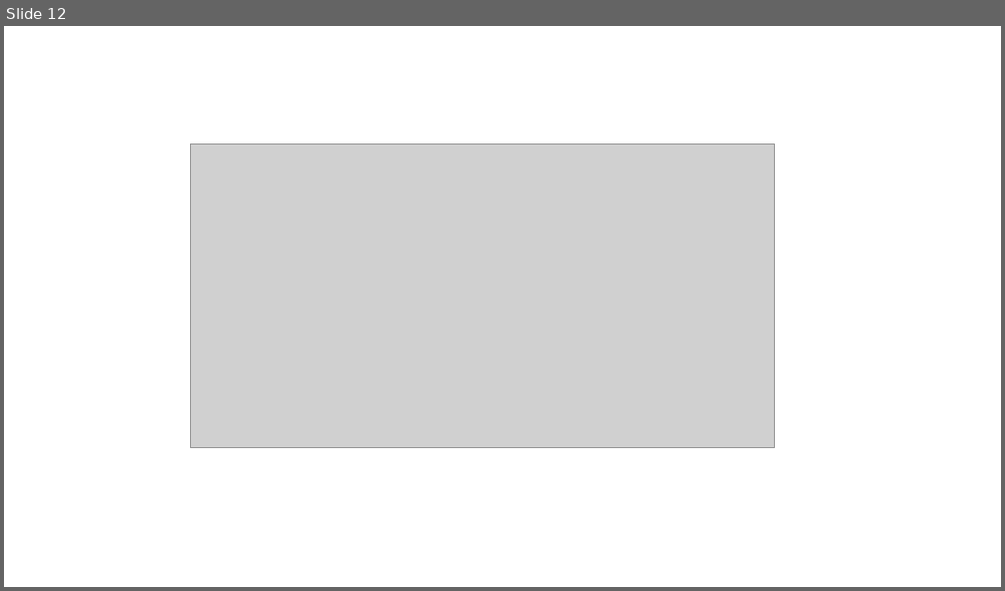
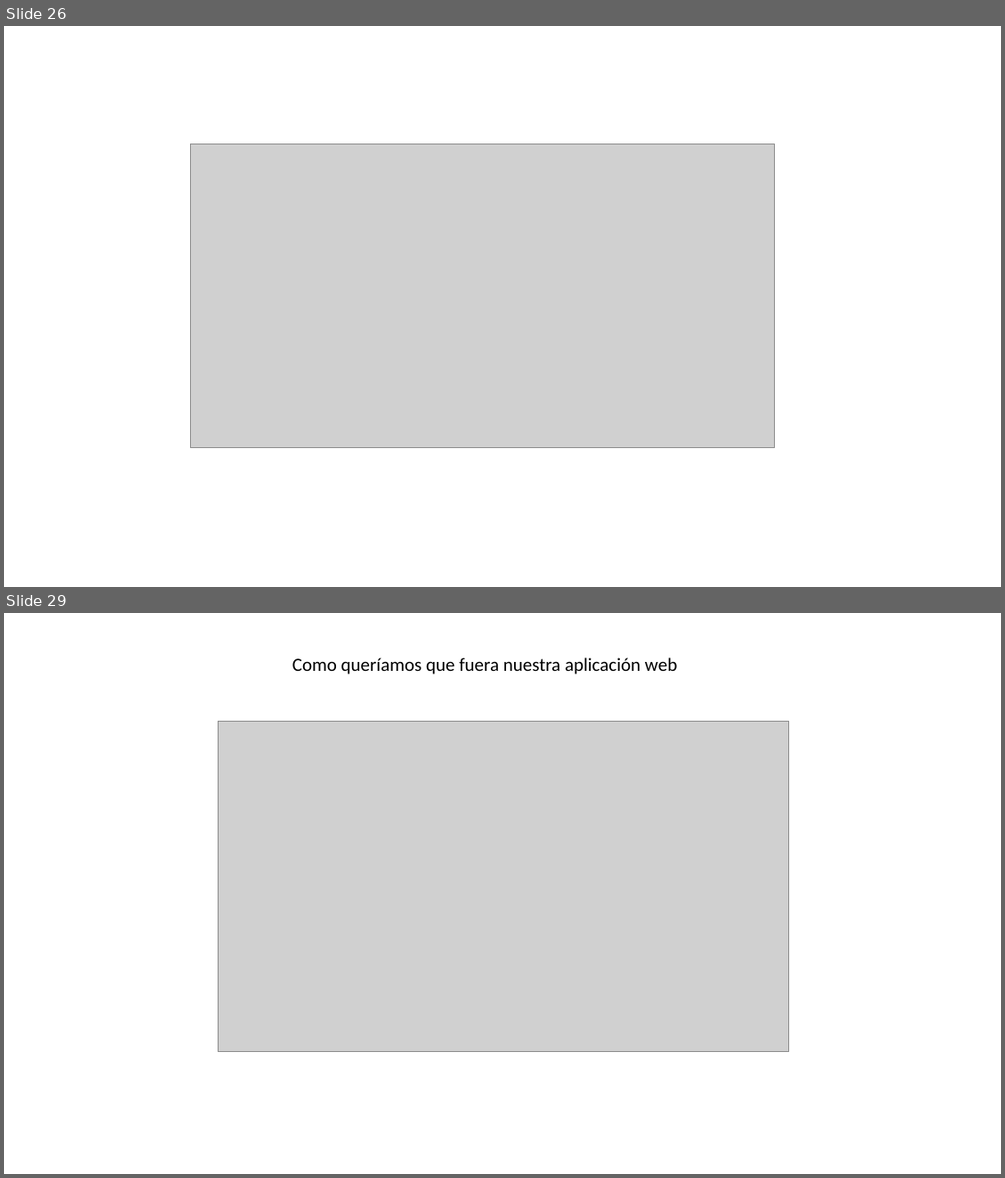
Before and after one commit to DavidLunaF/YoSoyTuCine, a slide deck: DOCUMENTACION PROYECTO/presentacion YSTC.pptx. Shown one above the other, each under a label of ours: slide 12 before the commit, slides 26 and 29 after it; the slides between them are not shown. The pictures are 1005x591 and 1005x1178 pixels, drawn with LibreOffice and Linux fonts; fonts in the diff are those of the drawing; grey boxes stand for pictures. Boxes give left, top, right and bottom in pixels: in the first picture for what was removed or moved away, otherwise in the second. Text is boxed around its words. In the diff, an @@ line names an element or a change of style, - is before the commit and + after.

```diff
--- a/DOCUMENTACION PROYECTO/presentacion YSTC.pptx
+++ b/DOCUMENTACION PROYECTO/presentacion YSTC.pptx
@@ slide 29 added at (4, 613, 1001, 1174), background #FFFFFF @@
@@ text added at (292, 657, 677, 674), 18 pt, text #000000 @@
+Como queríamos que fuera nuestra aplicación web
@@ picture added at (218, 721, 788, 1051) @@
@@ what was slide 12 is now slide 26 @@
```
Also in this commit, not shown: 1 slide changed, 18 other slides added, 2 other files.
